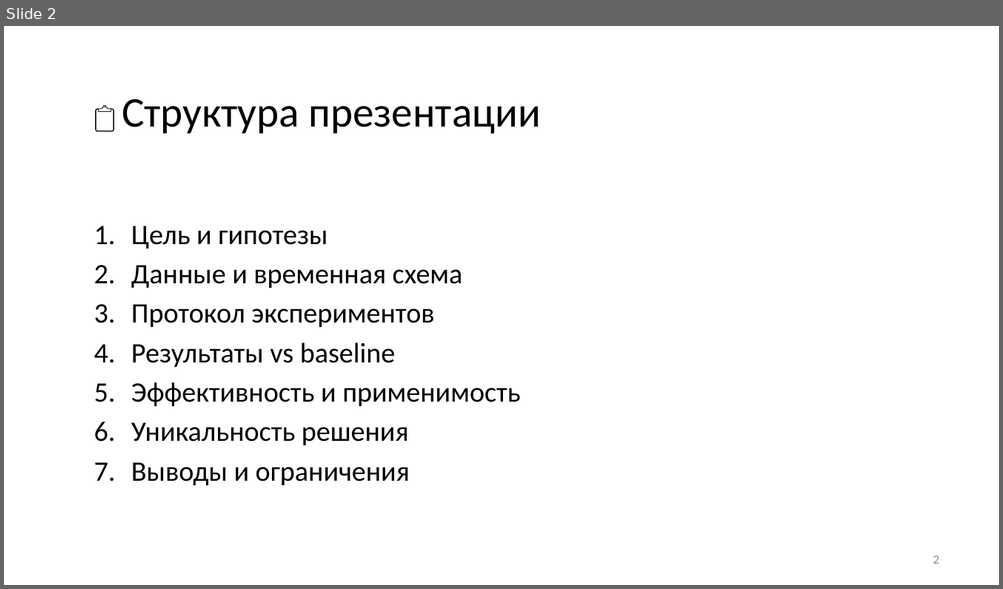
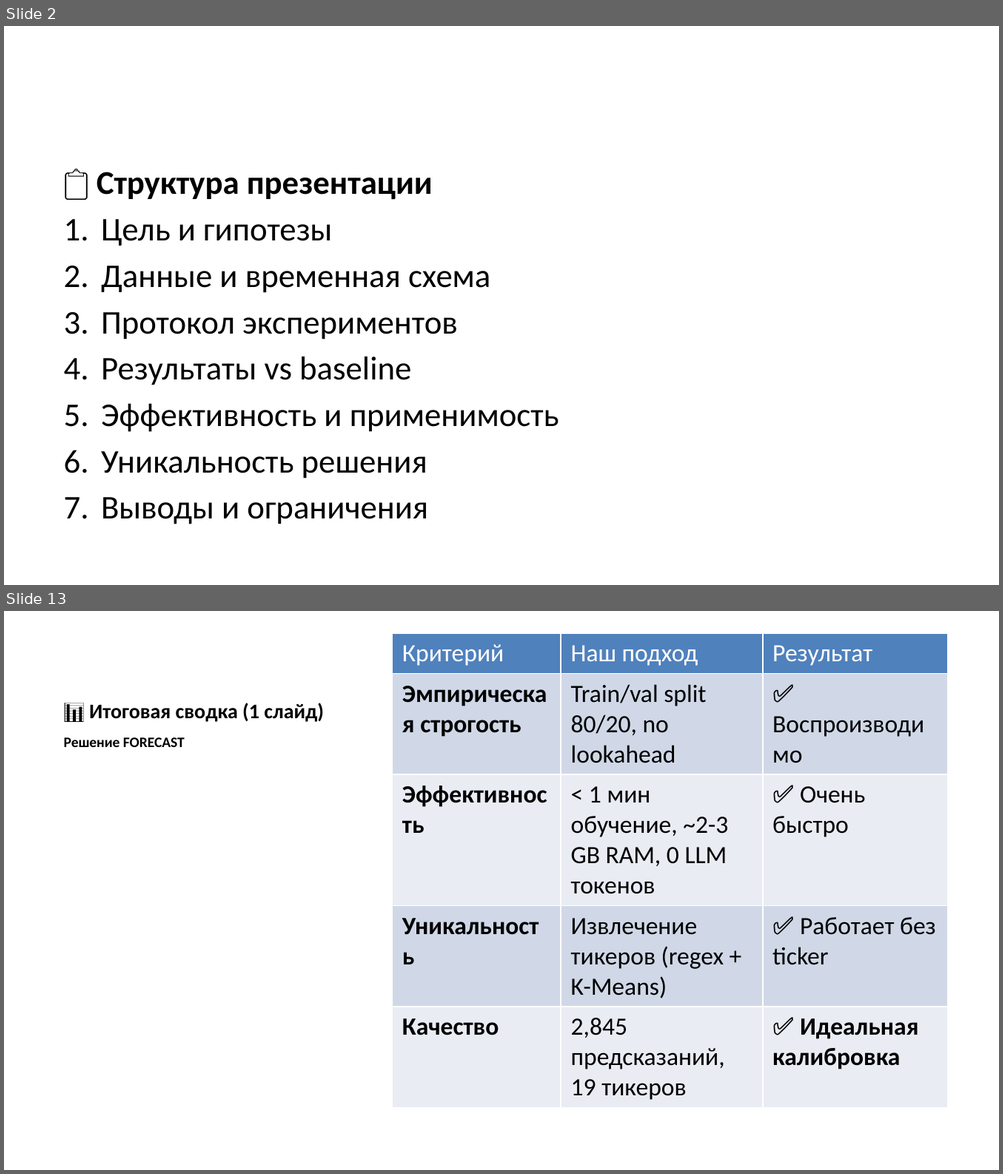
Before and after one commit to sokanaid/finnam-forecast-pulsetech, a slide deck: PITCH_PRESENTATION.pptx. Shown one above the other, each under a label of ours: slide 2 before the commit, slides 2 and 13 after it; the slides between them are not shown. The pictures are 1003x589 and 1003x1174 pixels, drawn with LibreOffice and Linux fonts; fonts in the diff are those of the drawing. Boxes give left, top, right and bottom in pixels: in the first picture for what was removed or moved away, otherwise in the second. Text is boxed around its words. In the diff, an @@ line names an element or a change of style, - is before the commit and + after.

```diff
--- a/PITCH_PRESENTATION.pptx
+++ b/PITCH_PRESENTATION.pptx
@@ slide 13 added at (4, 611, 999, 1170), background #FFFFFF @@
@@ table added at (392, 633, 947, 1109), 5 rows, 3 columns @@
+Критерий | Наш подход | Результат
+Эмпирическая строгость | Train/val split 80/20, no lookahead | ✅ Воспроизводимо
+Эффективность | < 1 мин обучение, ~2-3 GB RAM, 0 LLM токенов | ✅ Очень быстро
+Уникальность | Извлечение тикеров (regex + K-Means) | ✅ Работает без ticker
+Качество | 2,845 предсказаний, 19 тикеров | ✅ Идеальная калибровка
@@ title added at (89, 703, 324, 722), 15 pt, text #000000, bold @@
+📊 Итоговая сводка (1 слайд)
@@ text added at (64, 738, 185, 747), 10.5 pt, text #000000, bold @@
+Решение FORECAST
@@ slide 2 changed as well @@
@@ text "📋 Структура презентации": place and size @@
-text "📋 Структура презентации" at (122, 99, 540, 486)
+text "📋 Структура презентации" at (96, 172, 559, 525)
@@ text "📋 Структура презентации" at (96, 172, 559, 525): size 20.4 to 24 pt in "📋", "Цель и гипотезы", "Данные и временная схема", "Протокол экспериментов" and 4 more places; size 30.6 to 24 pt, bold on in "Структура презентации" @@
@@ page number removed at (933, 556, 939, 564) @@
-2
```
Also in this commit, not shown: 8 other slides changed, 7 other slides added, 4 slides removed, 1 other file.
